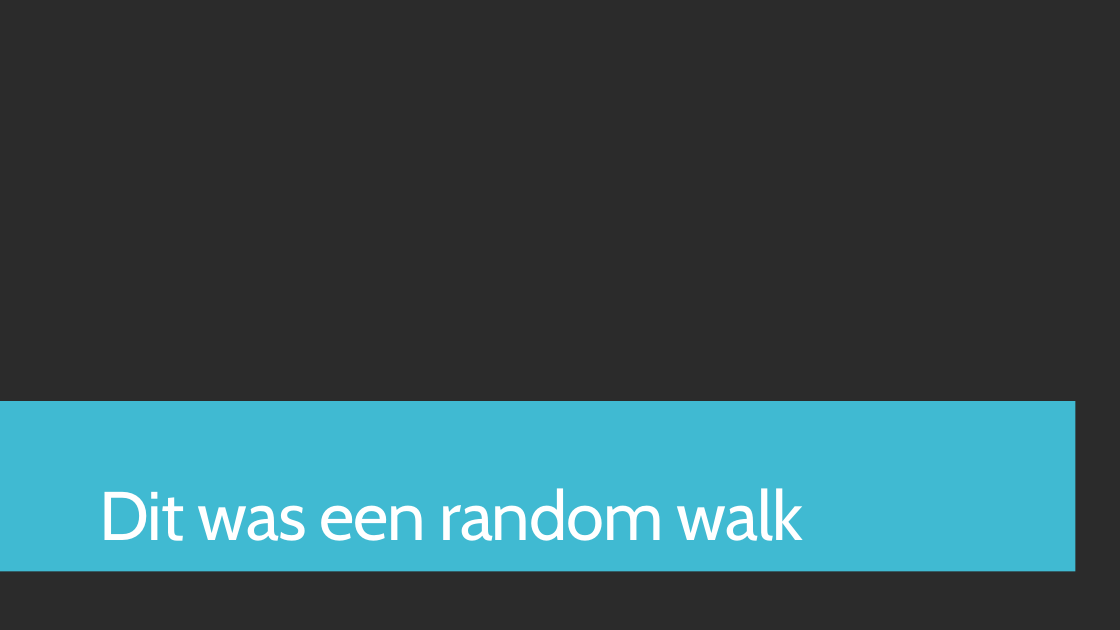
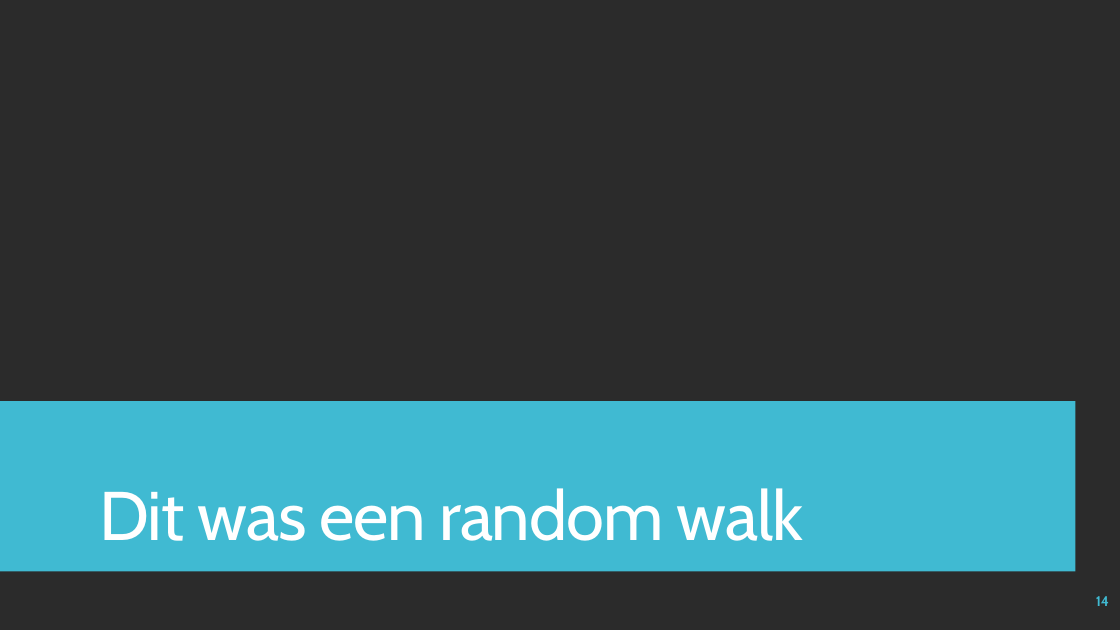
Before and after one commit to DaanMol/blauw.smartgrid, a slide deck: slide 14 of Presentation/powerpoints/The presentation to end all presentations.pptx (slide 12 before the commit). Drawn at 1120x630 pixels with LibreOffice and Linux fonts; fonts in the diff are those of the drawing; background and template pictures are left out; a plain dark background stands for a picture behind light text. Boxes give left, top, right and bottom in pixels: in the first picture for what was removed or moved away, otherwise in the second. Text is boxed around its words. In the diff, an @@ line names an element or a change of style, - is before the commit and + after.

```diff
--- a/Presentation/powerpoints/The presentation to end all presentations.pptx
+++ b/Presentation/powerpoints/The presentation to end all presentations.pptx
@@ page number added at [1096, 596, 1109, 606], 12 pt, text #40BAD2, bold @@
+14
```
Also in this commit, not shown: 15 other slides changed, 12 slides added, 4 slides removed.
